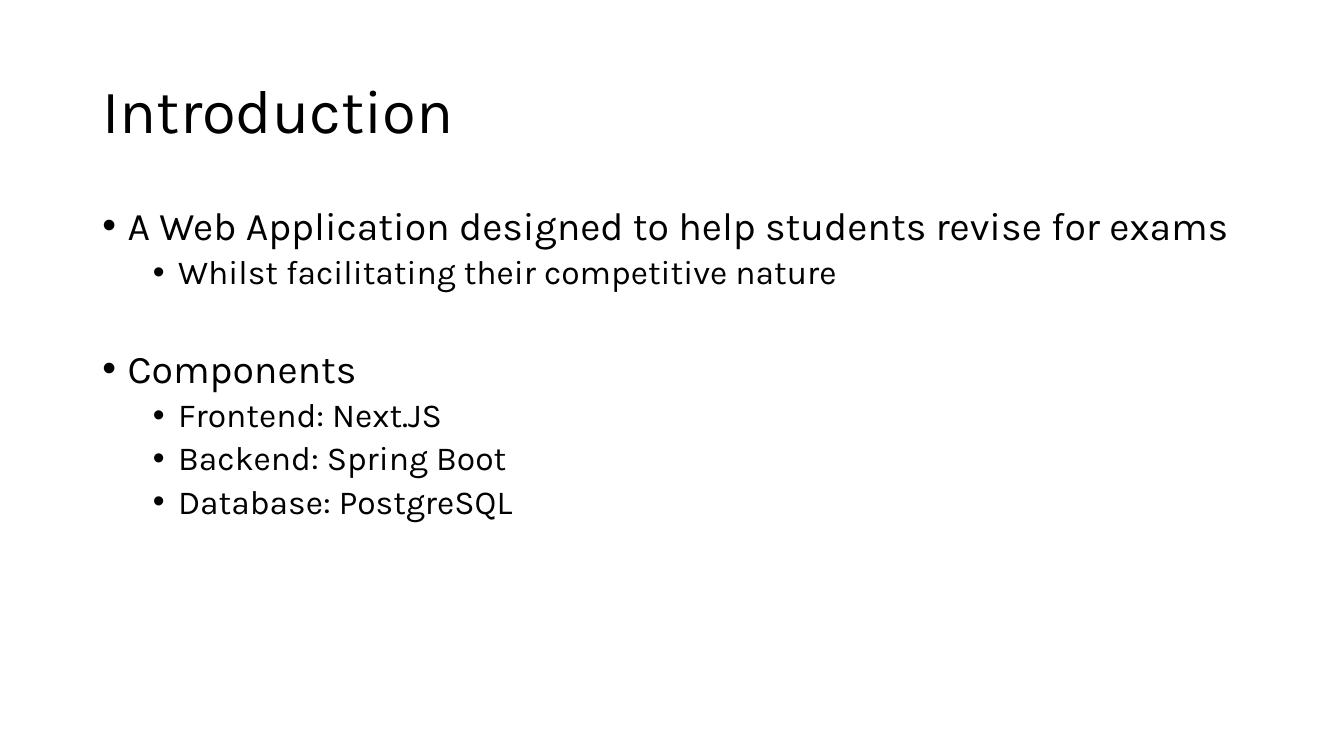
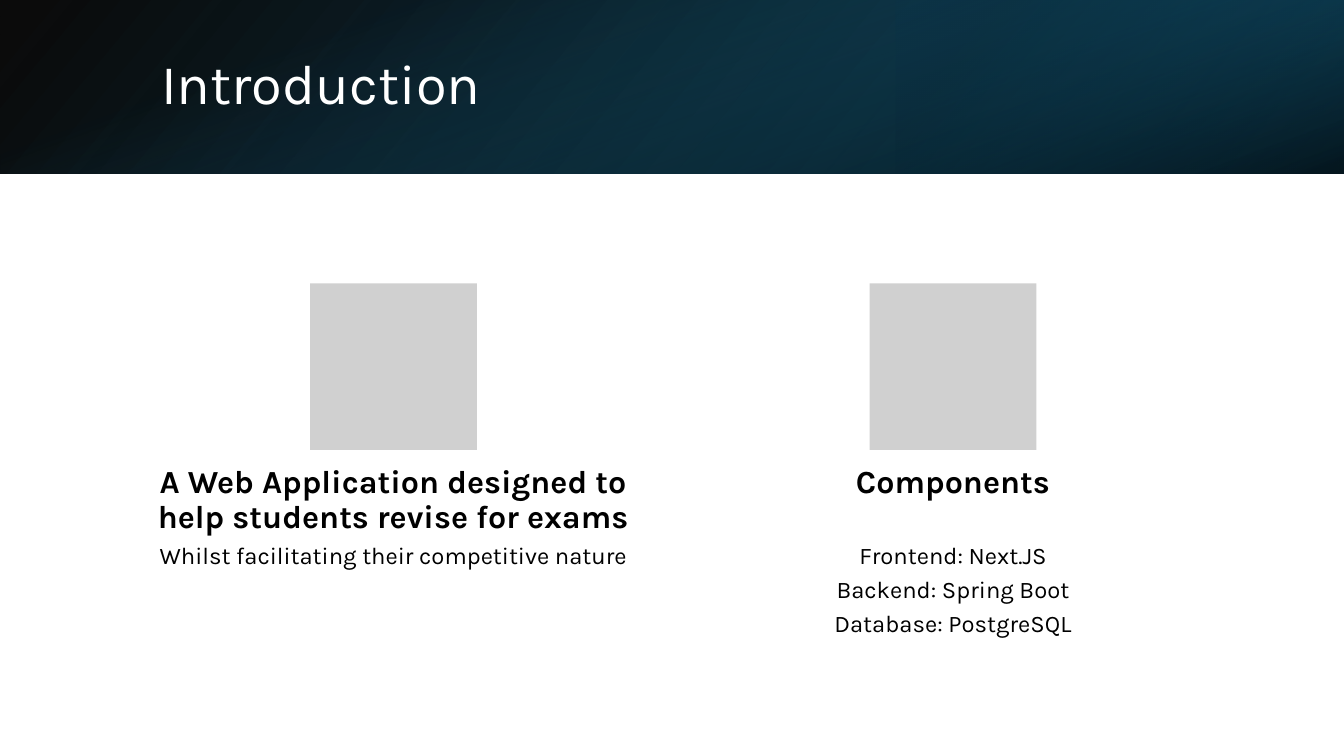
Before and after one commit to shahd9290/Competitive-Revision-Website, a slide deck: slide 2 of documents/Danyal Shah Interim Presentation.pptx. Drawn at 1344x756 pixels with LibreOffice and Linux fonts; fonts in the diff are those of the drawing; grey boxes stand for pictures. Boxes give left, top, right and bottom in pixels: in the first picture for what was removed or moved away, otherwise in the second. Text is boxed around its words. In the diff, an @@ line names an element or a change of style, - is before the commit and + after.

Commit message:
Add Video & Design to Presentation

```diff
--- a/documents/Danyal Shah Interim Presentation.pptx
+++ b/documents/Danyal Shah Interim Presentation.pptx
@@ rectangle added at [0, 0, 1344, 173], fill gradient #000000 to #104862 @@
@@ rectangle added at [0, 1, 1343, 174], fill gradient #156082 to #000000 @@
@@ rectangle added at [896, 0, 1344, 173], fill gradient #0B3041 to #156082 @@
@@ title "Introduction": place and size @@
-title "Introduction" at [102, 90, 453, 134]
+title "Introduction" at [161, 65, 480, 105]
@@ title "Introduction" at [161, 65, 480, 105]: size 44 to 40 pt, text colour #000000 to #FFFFFF @@
@@ text removed at [128, 213, 1228, 522] @@
-• A Web Application designed to help students revise for exams
-  • Whilst facilitating their competitive nature
-• Components
-  • Frontend: Next.JS
-  • Backend: Spring Boot
-  • Database: PostgreSQL
@@ group added at [158, 283, 1071, 638]: 4 texts, 2 pictures @@
+A Web Application designed to help students revise for exams
+Whilst facilitating their competitive nature
+Components
+Frontend: Next.JS
+Backend: Spring Boot
+Database: PostgreSQL
```
Also in this commit, not shown: 6 other slides changed.
